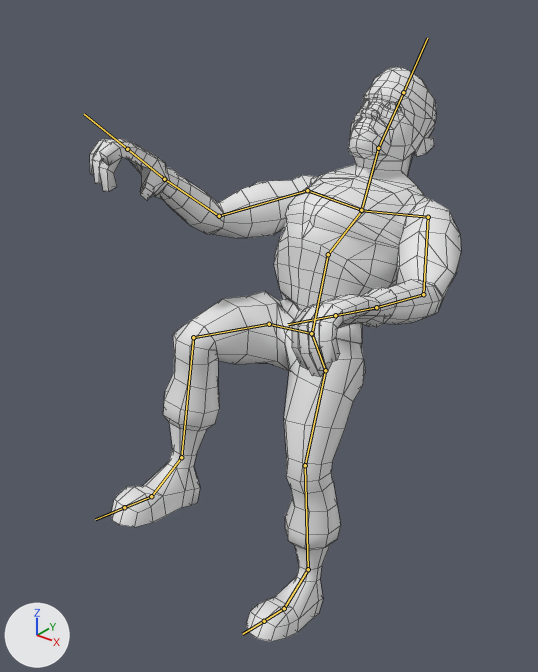
One commit to the FBX model Assets/Models/Fbx/arnold.fbx: the scene before it, then after it.
Rendered twice from a camera (50 mm lens) standing at (3.26, -3.84, 5.12) and looking at (-0.2, 0.49, 2.43). Lighting does not change. The marker at lower left points along +X, +Y and +Z. Both versions are drawn at frame 5 of the action 'Armature|Die'; the numbers are the values there. The bones that bend it are drawn over the model as lines. Mesh edges are drawn as thin lines.
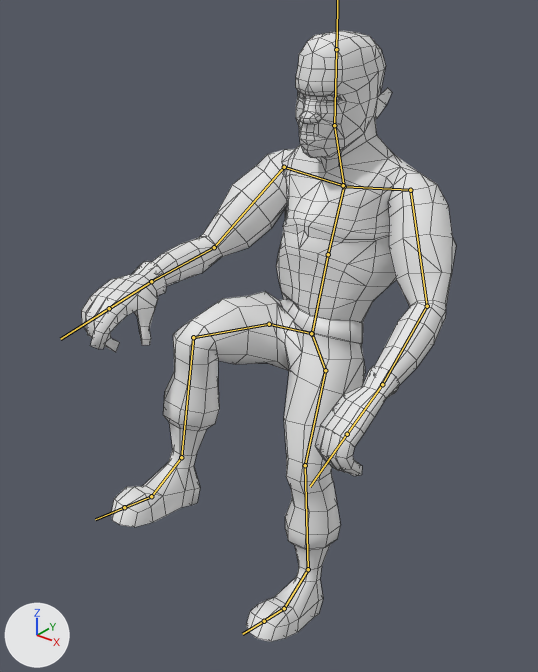
What changed in the scene script:
```text
Change bone_bone_001:
    where bone_bone_001 = bpy.data.objects['Armature'].pose.bones['Bone.001']  # child of 'Bone'
    bone_bone_001.rotation_quaternion: (0.985, 0.171, 0.001, -0.001) -> (0.981, -0.193, -0.002, 0.001)  # degrees (20, 0, 0) -> degrees (-22, 0, 0)
```

Pixel boxes [x1, y1, x2, y2] of what changed, in the pictures (538 x 672 px):
'Cube', posed (6% taller): before [90, 66, 461, 642]; after [81, 30, 456, 642]
bone 'Bone.001', root to tip: before (328, 254) to (362, 210); after (328, 254) to (344, 186)
